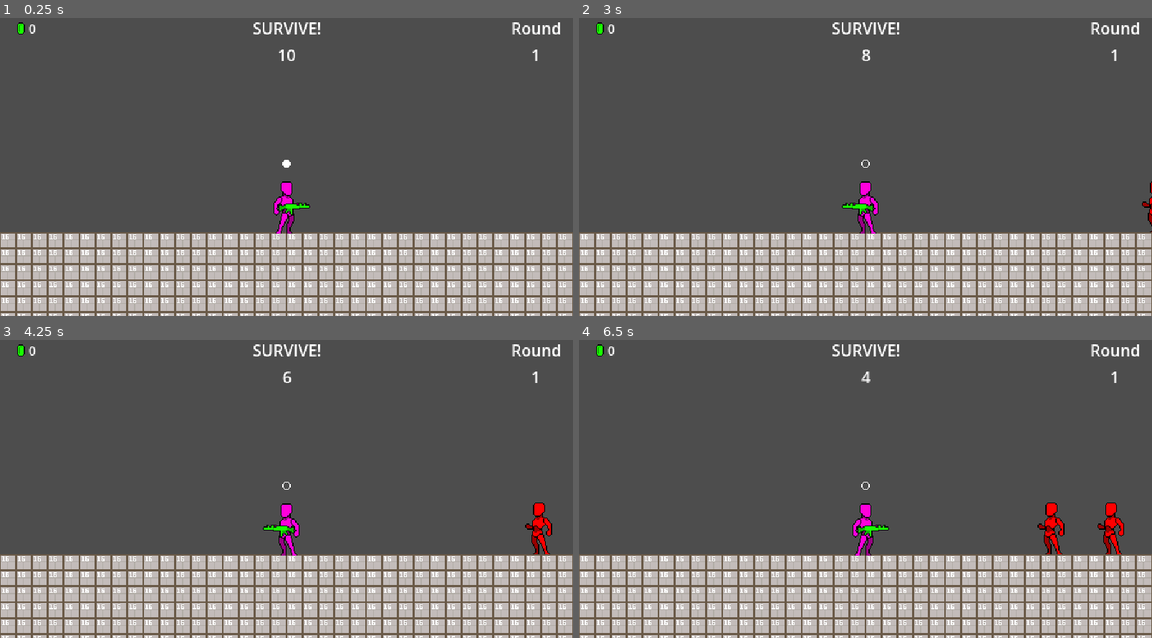
Above: before the commit, frames 1-4 (two rows, left to right).
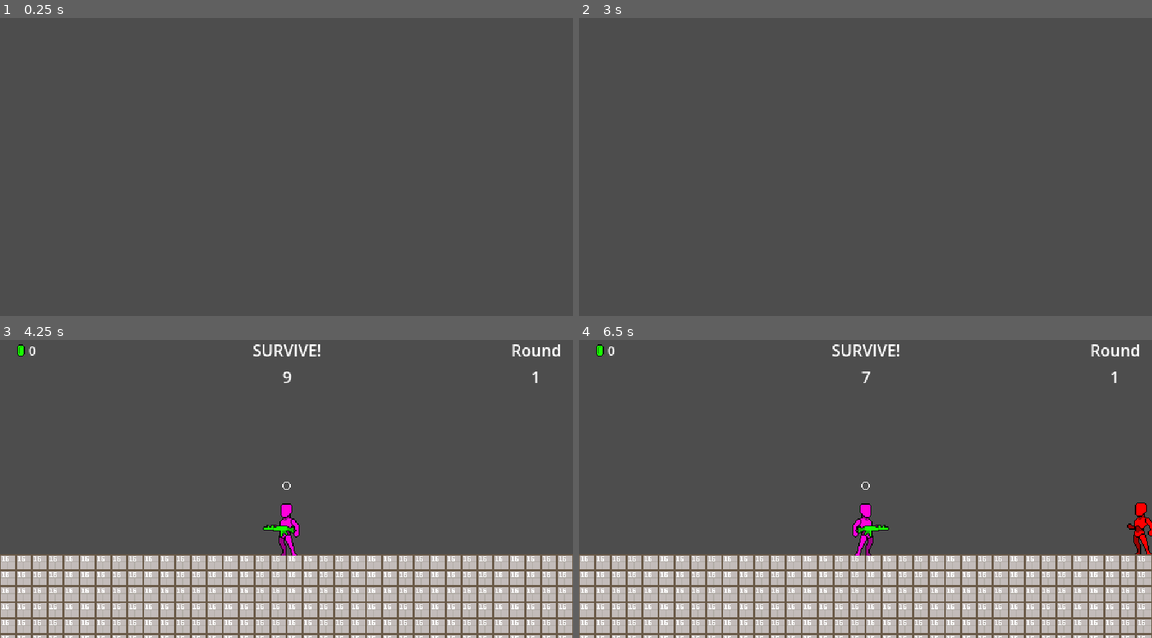
Above: after the commit, the same moments.

Repository: symbol24/sideroguesurvivor
Game: Godot game, scene res://scenes/utilities/boot.tscn
Same seed, same stepped clock (60 frames per second), same inputs: the game is played once before the commit and once after it.
Inputs (mouse positions are in pixels of both pictures, inside the frame that each line leads up to):
- Up to frame 1 (0.25 s): no input
- Up to frame 2 (3 s): tap Enter at 0.5, 2.75 s; move the mouse to (991, 140) at 0.52 s; hold D (right) 0.53-1.28 s; click (991, 140) at 0.67 s; move the mouse to (750, 169) at 1.27 s; hold Left (left) 1.28-2.03 s; tap Space at 2 s; move the mouse to (922, 83) at 2.02 s; hold D (right) from 2.03 s (still down); move the mouse to (836, 220) at 2.77 s; click (836, 220) at 2.92 s
- Up to frame 3 (4.25 s): move the mouse to (458, 524) at 3.52 s; release D (right) at 3.53 s; hold Left (left) from 3.53 s (still down)
- Up to frame 4 (6.5 s): move the mouse to (693, 429) at 4.27 s; move the mouse to (894, 477) at 5.02 s; click (894, 477) at 5.17 s; move the mouse to (779, 396) at 5.77 s; release Left (left) at 5.78 s; hold D (right) from 5.78 s (still down)

The runs differ from the first frame. In frame 1, 29% of the frame differs, in the area x 0-100%, y 1-100%; in frame 2, 29%; in frame 3, 0.4%; in frame 4, 1.3%.

Commit message:
Feat: Implement save points in UI and boot sequence

Diff:
--- a/code/ui/buy_menu.gd
+++ b/code/ui/buy_menu.gd
@@ -41,6 +41,7 @@
 
 
 func _start_next_round() -> void:
+	Signals.request_save.emit()
 	Signals.toggle_display.emit(&"buy_menu", false)
 	Signals.toggle_display.emit(&"play_ui", true)
 	Signals.start_round.emit()
--- a/code/utilities/boot.gd
+++ b/code/utilities/boot.gd
@@ -24,4 +24,6 @@
 	else:
 		Signals.request_load.emit(data.last_save_id)
 	var target = load(TARGET)
+	Signals.request_save.emit()
+	await get_tree().create_timer(3.0).timeout
 	get_tree().change_scene_to_packed(target)
